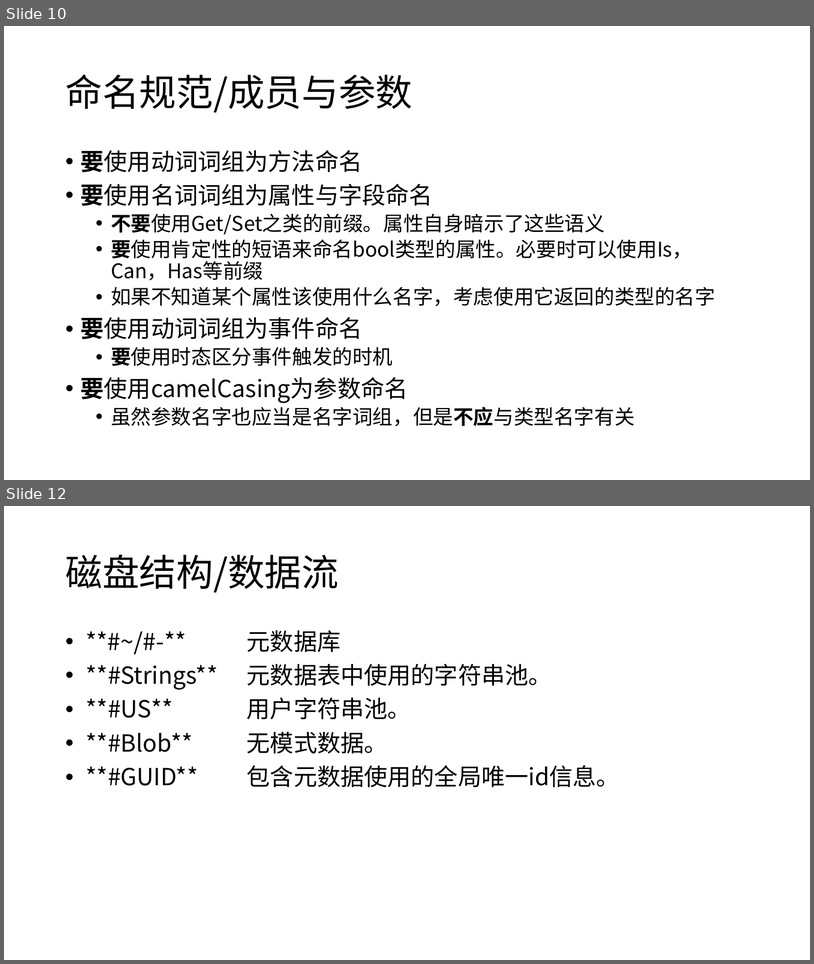
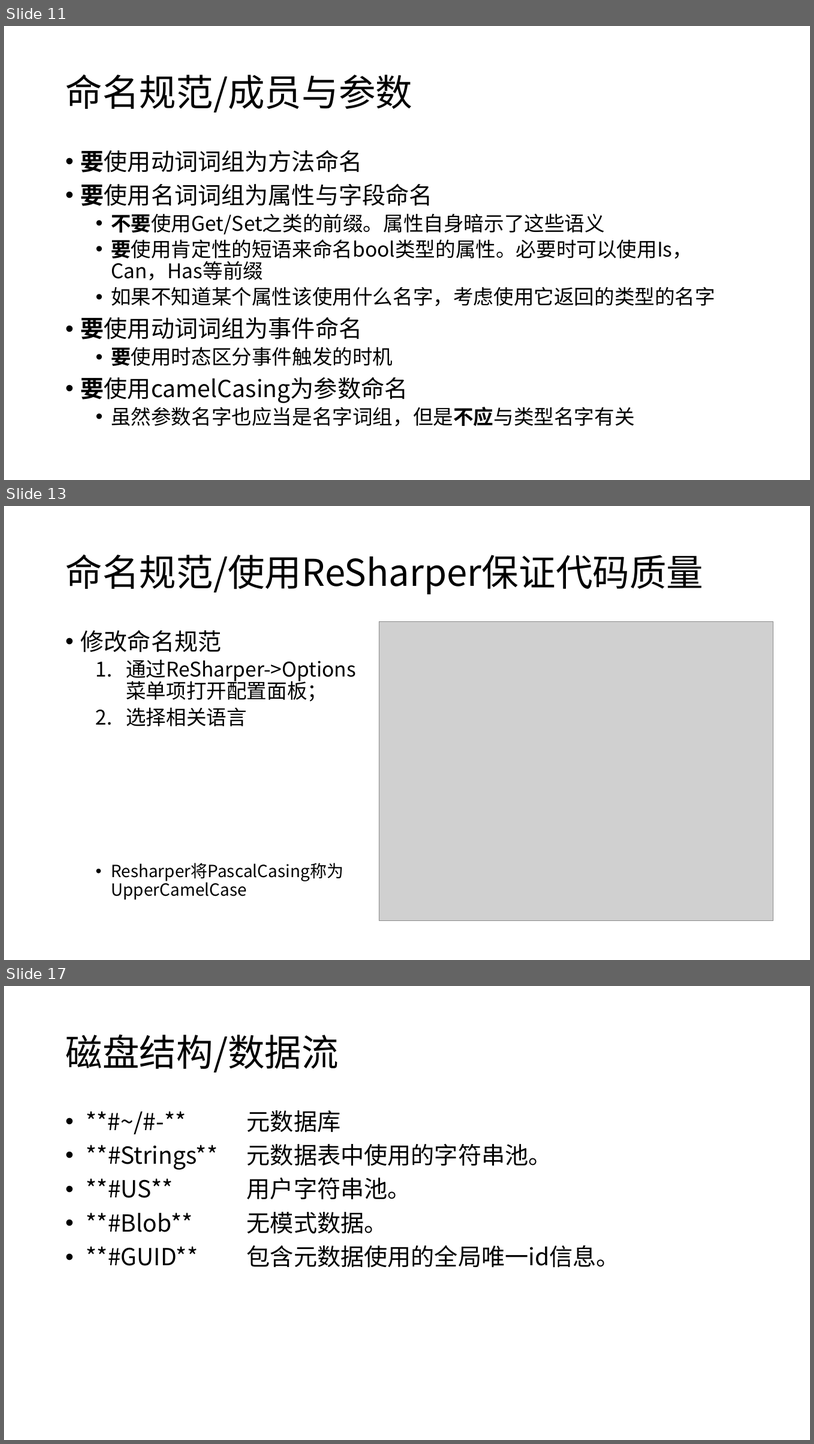
Before and after one commit to snakealpha/DotNetSession, a slide deck: pptx.pptx.pptx. Shown one above the other, each under a label of ours: slides 10 and 12 before the commit, slides 11, 13 and 17 after it; the slides between them are not shown. The pictures are 814x964 and 814x1444 pixels, drawn with LibreOffice and Linux fonts; fonts in the diff are those of the drawing; grey boxes stand for pictures. Boxes give left, top, right and bottom in pixels: in the first picture for what was removed or moved away, otherwise in the second. Text is boxed around its words. In the diff, an @@ line names an element or a change of style, - is before the commit and + after.

```diff
--- a/pptx.pptx.pptx
+++ b/pptx.pptx.pptx
@@ slide 13 added at (4, 506, 810, 960), background #FFFFFF @@
@@ title added at (65, 554, 704, 594), 44 pt, text #000000 @@
+命名规范/使用ReSharper保证代码质量
@@ text added at (81, 630, 356, 726), 20 pt, text #000000 @@
+• 修改命名规范
+  1. 通过ReSharper->Options菜单项打开配置面板；
+  2. 选择相关语言
+  • Resharper将PascalCasing称为UpperCamelCase
@@ picture added at (379, 622, 773, 921) @@
@@ what was slide 10 is now slide 11 @@
@@ what was slide 12 is now slide 17 @@
```
Also in this commit, not shown: 3 slides changed, 4 other slides added.
